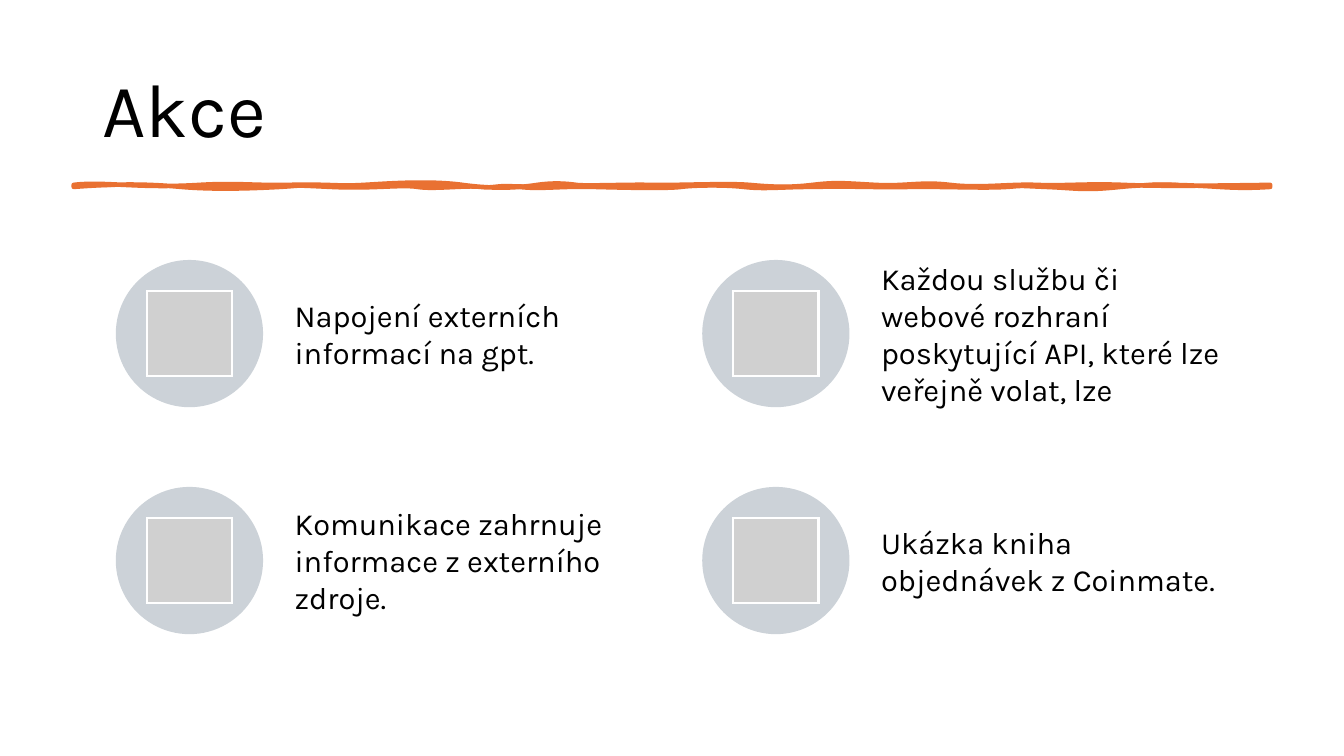
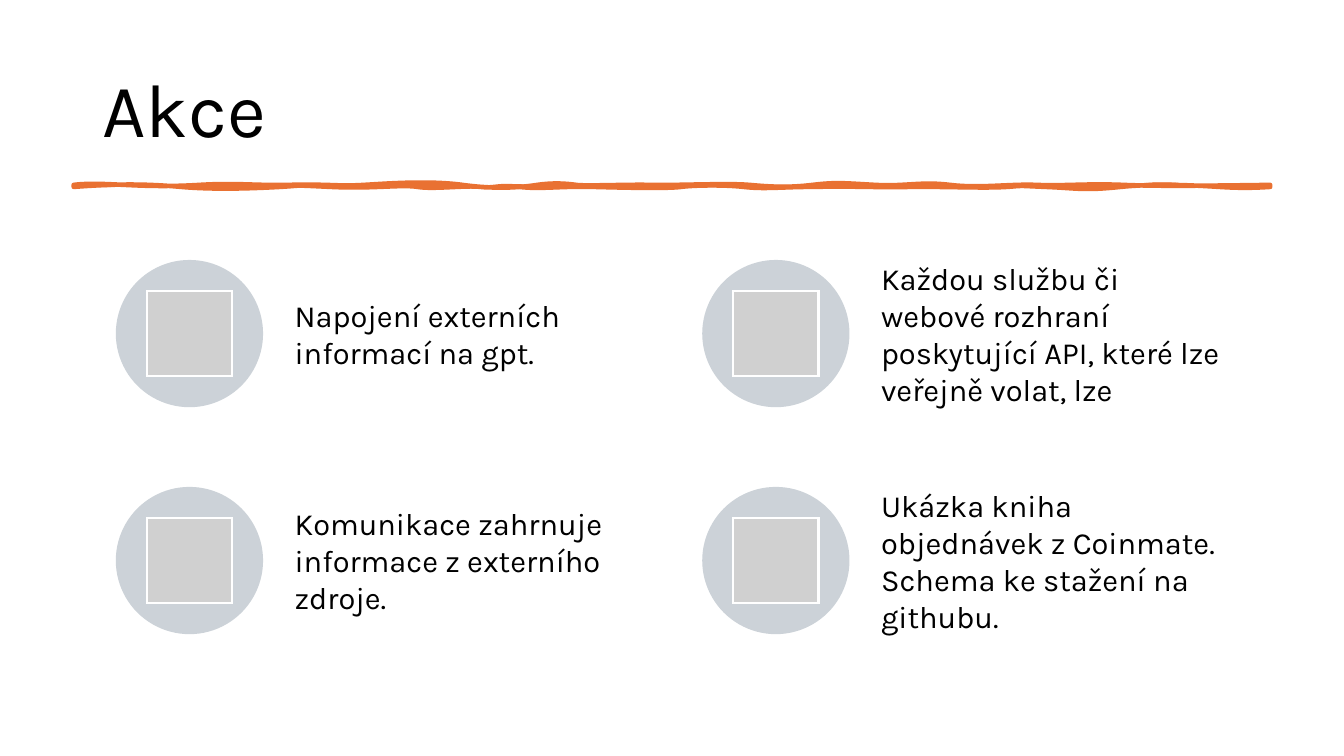
Before and after one commit to mvasinek/AI-ChainCamp, a slide deck: slide 15 of advanced/Technické dovednosti v AI.pptx. Drawn at 1344x756 pixels with LibreOffice and Linux fonts; fonts in the diff are those of the drawing; grey boxes stand for pictures. Boxes give left, top, right and bottom in pixels: in the first picture for what was removed or moved away, otherwise in the second. Text is boxed around its words. In the diff, an @@ line names an element or a change of style, - is before the commit and + after.

```diff
--- a/advanced/Technické dovednosti v AI.pptx
+++ b/advanced/Technické dovednosti v AI.pptx
@@ text at (x1=881, y1=493, x2=1215, y2=636): text changed @@
-Ukázka kniha objednávek z Coinmate.
+Ukázka kniha objednávek z Coinmate. Schema ke stažení na githubu.
```
Also in this commit, not shown: 3 other slides changed, 3 slides added, 2 other files.
